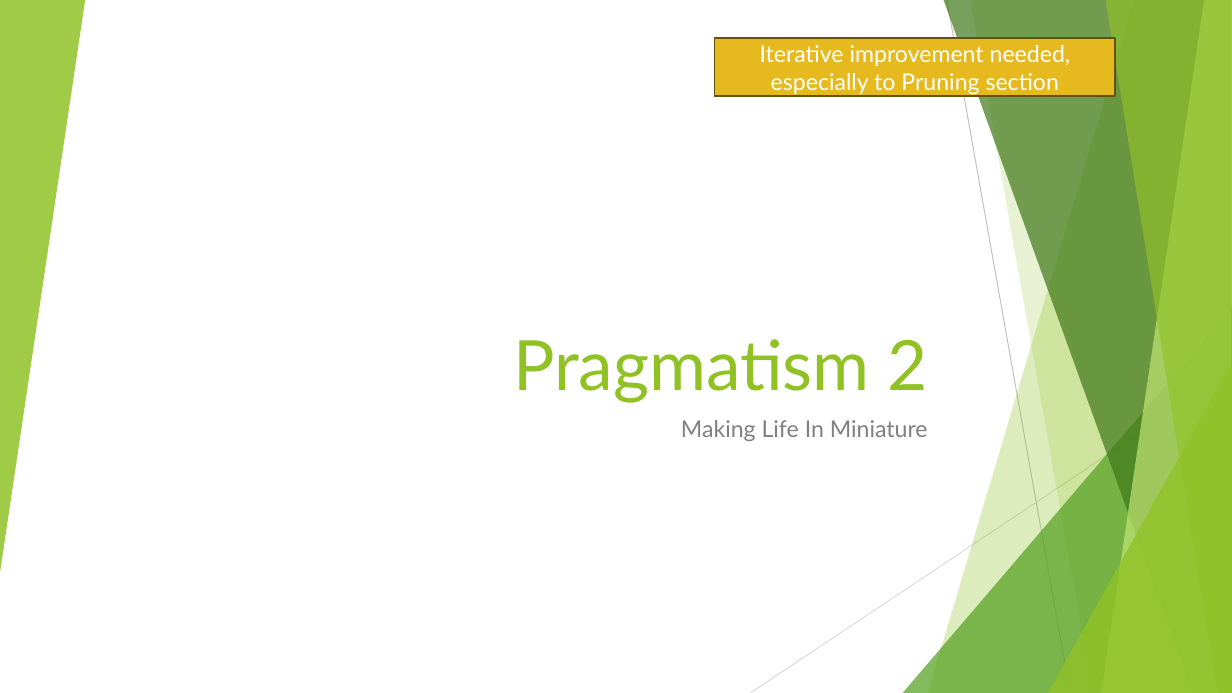
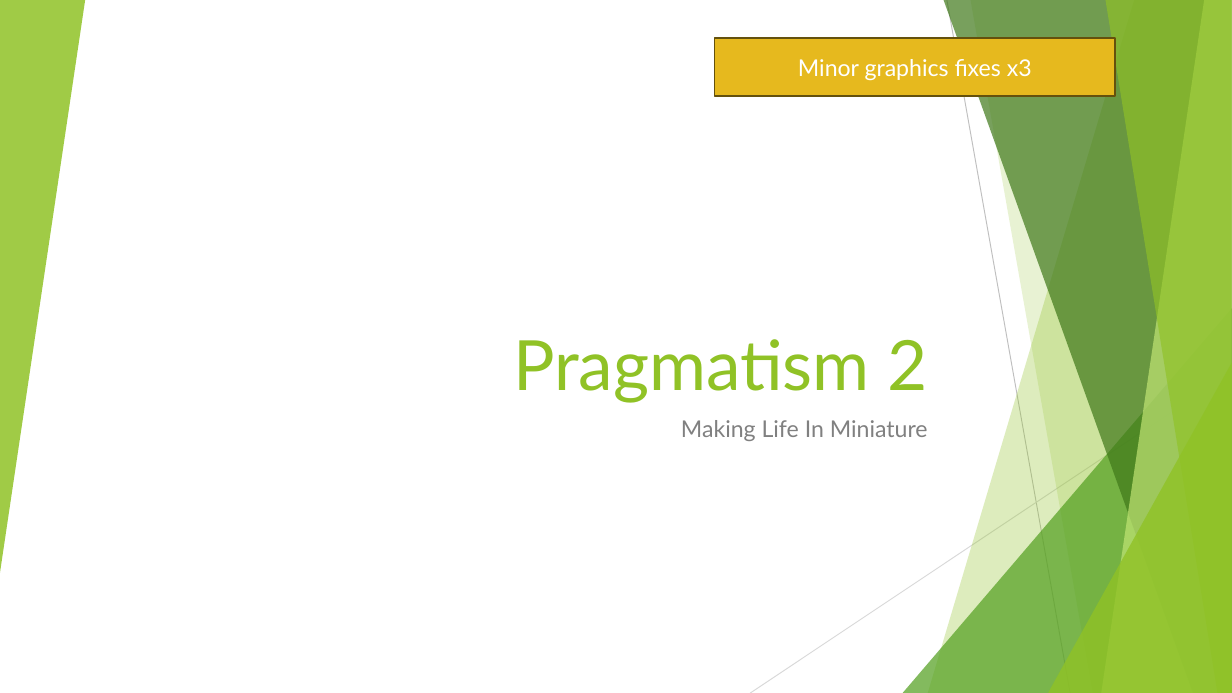
Before and after one commit to AlexLabram/Bonsai, a slide deck: slide 17 of Courseware/Bonsai On A Budget (running).pptx. Drawn at 1232x693 pixels with LibreOffice and Linux fonts; fonts in the diff are those of the drawing. Boxes give left, top, right and bottom in pixels: in the first picture for what was removed or moved away, otherwise in the second. Text is boxed around its words. In the diff, an @@ line names an element or a change of style, - is before the commit and + after.

Commit message:
Standardised pruning/wiring sections: (Context,) Goals, Approach

```diff
--- a/Courseware/Bonsai On A Budget (running).pptx
+++ b/Courseware/Bonsai On A Budget (running).pptx
@@ text in rectangle at <box>798,59,1032,81</box>: text changed @@
-Iterative improvement needed, especially to Pruning section
+Minor graphics fixes x3
```
Also in this commit, not shown: 7 other slides changed.
